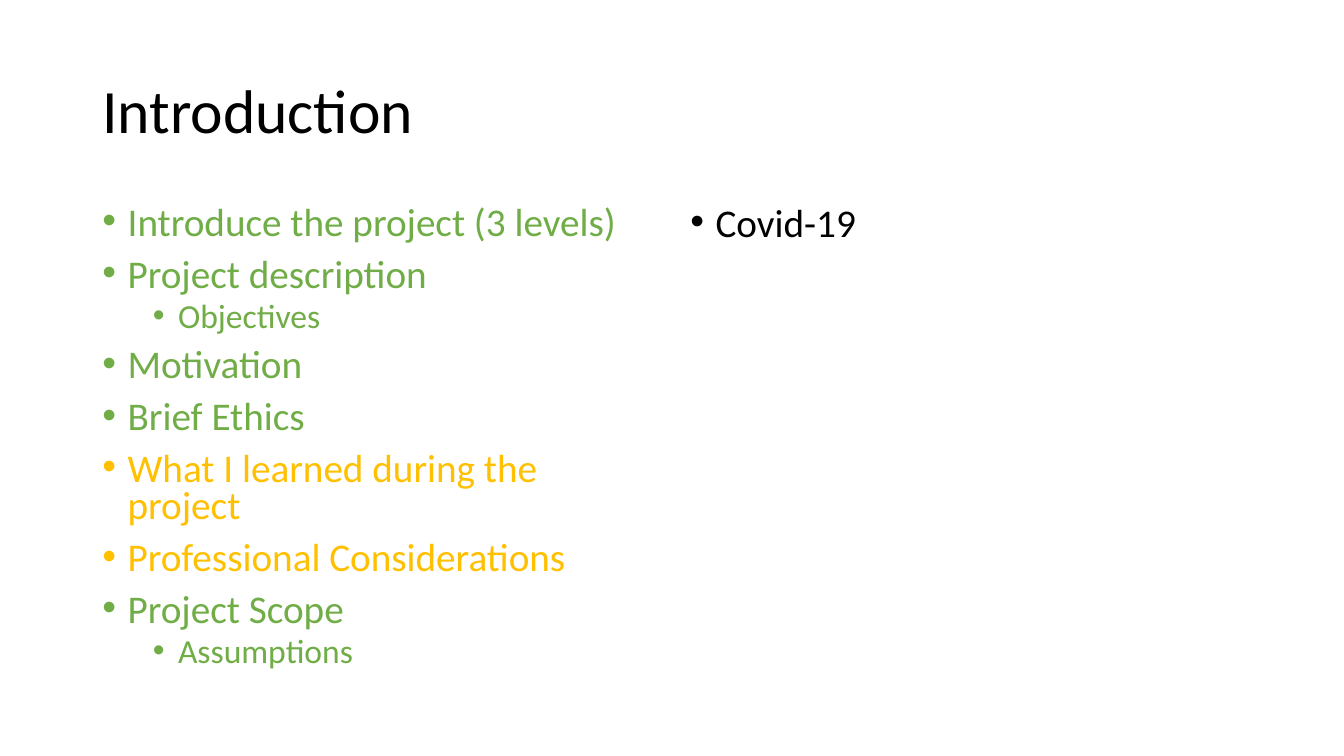
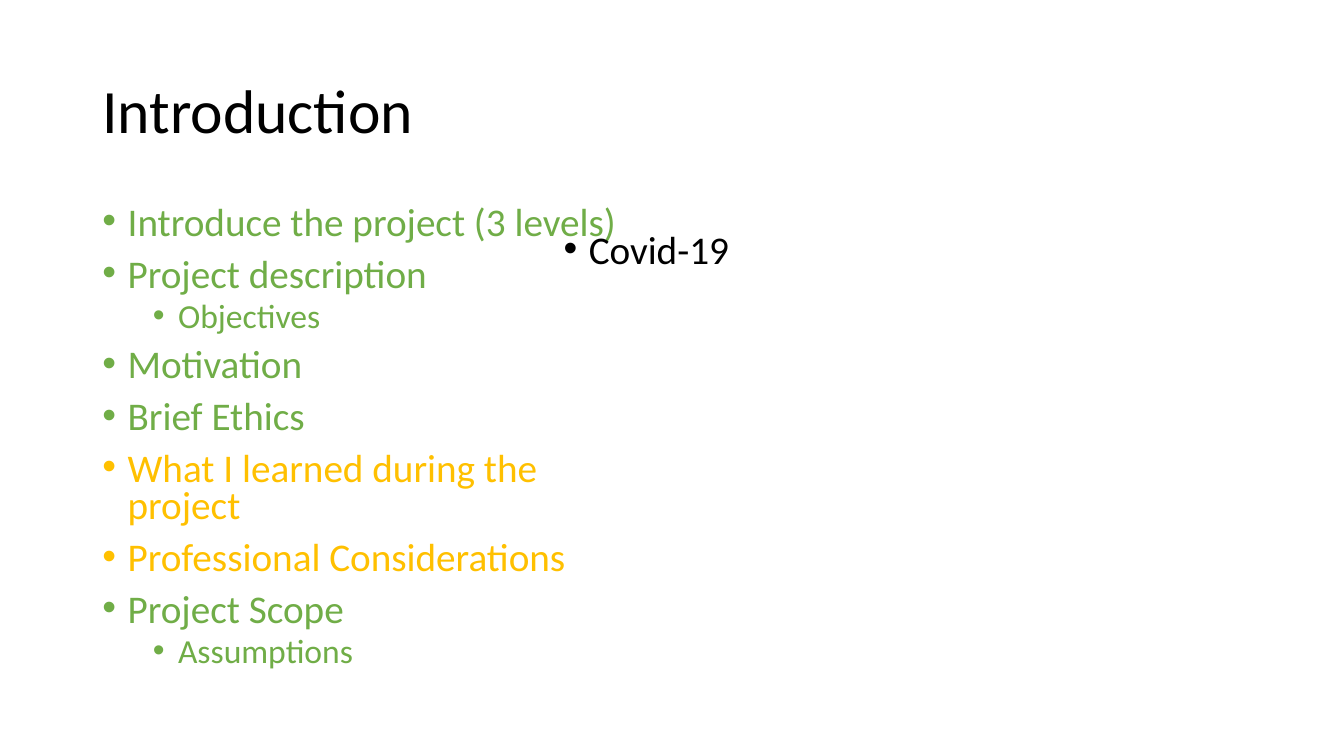
Before and after one commit to Morganplant/Crowd-Detection-System-Docs, a slide deck: slide 1 of Report Topics.pptx. Drawn at 1344x756 pixels with LibreOffice and Linux fonts; fonts in the diff are those of the drawing. Boxes give left, top, right and bottom in pixels: in the first picture for what was removed or moved away, otherwise in the second. Text is boxed around its words. In the diff, an @@ line names an element or a change of style, - is before the commit and + after.

Commit message:
vault backup: 2024-03-26 15:44:29

```diff
--- a/Report Topics.pptx
+++ b/Report Topics.pptx
@@ text "Covid-19" rewrapped from box(716, 209, 856, 238) to box(589, 231, 729, 265) @@
```
